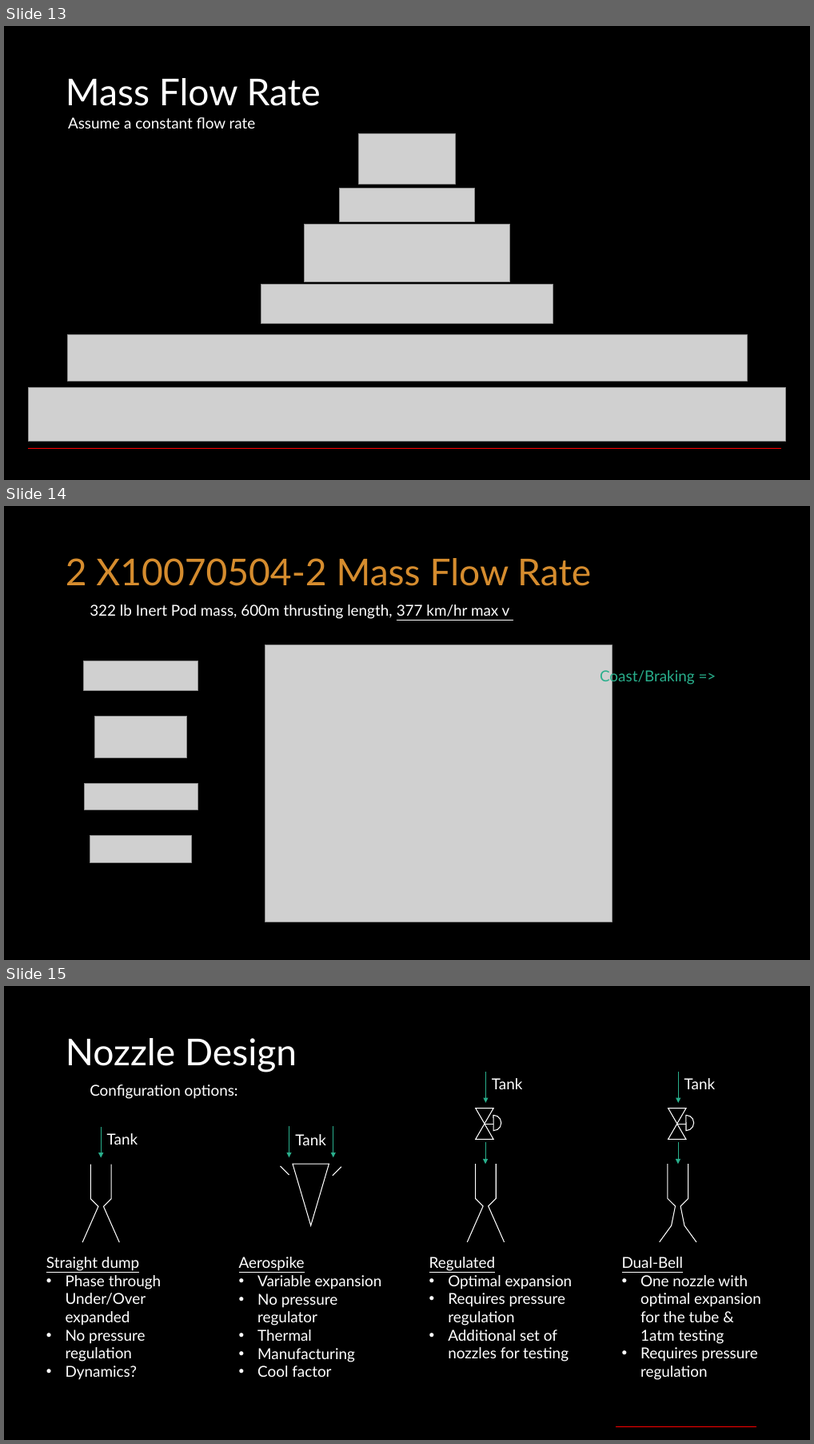
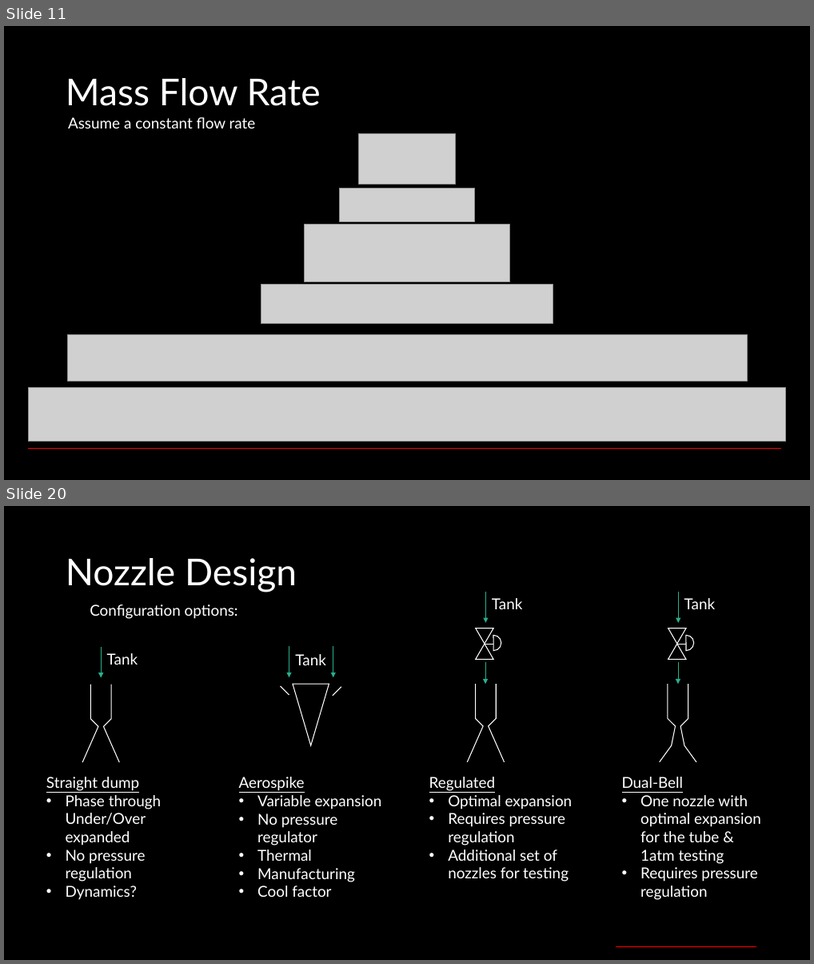
Before and after one commit to Kent1701/Cal_Poly_SLO_Hyperloop_Propulsion_2019_2020, a slide deck: Presentations/CDR_Prop.pptx. Shown one above the other, each under a label of ours: slides 13, 14 and 15 before the commit, slides 11 and 20 after it; the slides between them are not shown. The pictures are 814x1444 and 814x964 pixels, drawn with LibreOffice and Linux fonts; fonts in the diff are those of the drawing; grey boxes stand for pictures. Boxes give left, top, right and bottom in pixels: in the first picture for what was removed or moved away, otherwise in the second. Text is boxed around its words. In the diff, an @@ line names an element or a change of style, - is before the commit and + after.

```diff
--- a/Presentations/CDR_Prop.pptx
+++ b/Presentations/CDR_Prop.pptx
@@ slide 14 removed at <box>4,506,810,960</box>, background #000000 @@
@@ title removed at <box>66,558,591,586</box> @@
-2 X10070504-2 Mass Flow Rate
@@ text removed at <box>90,604,510,619</box> @@
-322 lb Inert Pod mass, 600m thrusting length, 377 km/hr max v
@@ picture removed at <box>266,644,612,922</box> @@
@@ picture removed at <box>84,661,198,691</box> @@
@@ text removed at <box>600,668,695,685</box> @@
-Coast/Braking =>
@@ picture removed at <box>94,716,186,758</box> @@
@@ picture removed at <box>85,783,198,810</box> @@
@@ picture removed at <box>90,835,191,863</box> @@
@@ what was slide 13 is now slide 11 @@
@@ what was slide 15 is now slide 20 @@
```
Also in this commit, not shown: 3 slides changed, 7 slides added, 1 other slide removed, 18 other files.
